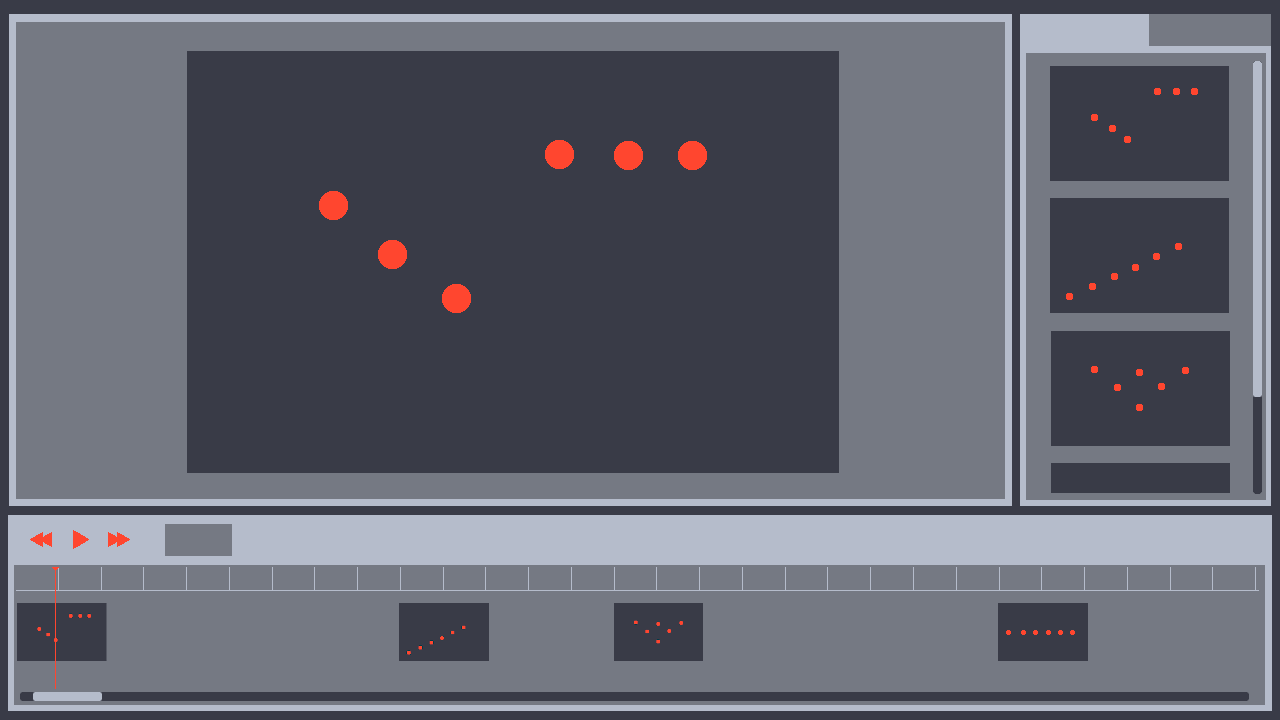
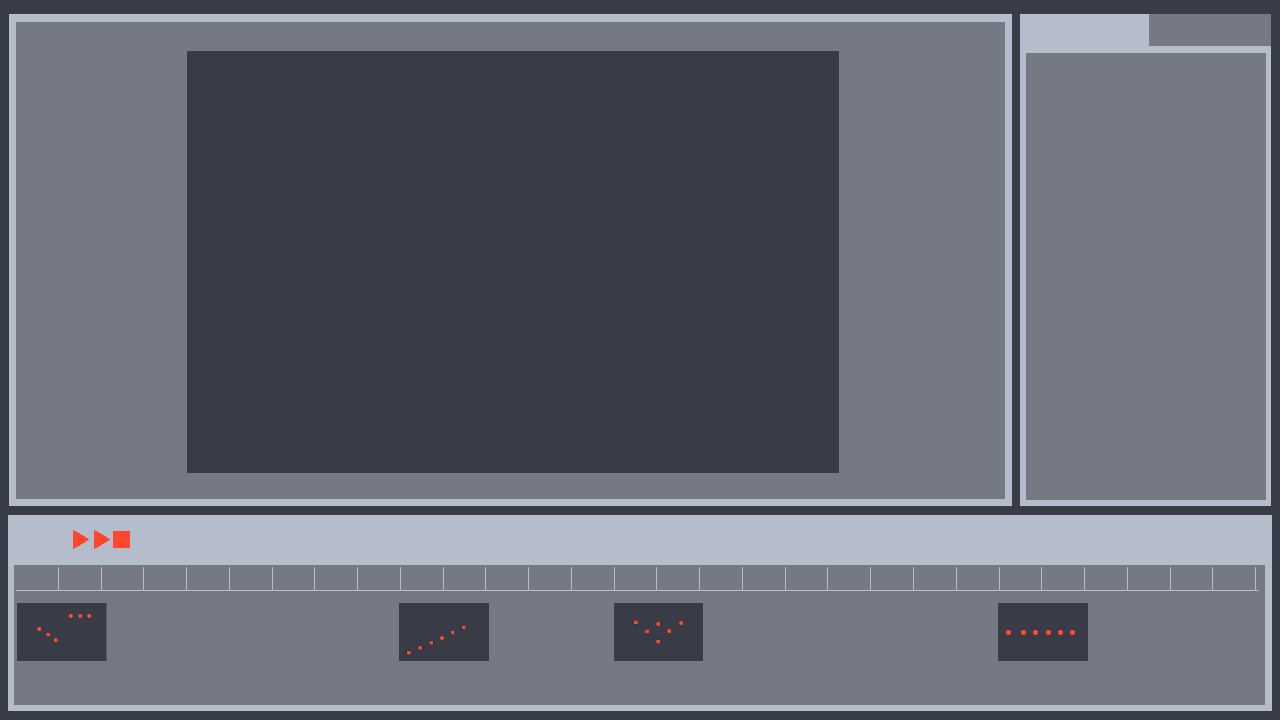
Layer changes from the first w=1280, h=720 image to the second:
added layer "Pasted Layer #1" in group "Layer Group copy" over bbox(94, 530, 112, 549)
added layer "Pasted Layer" in group "Layer Group copy" over bbox(94, 530, 130, 549)
hid "Layer #3" over bbox(20, 61, 1262, 701)
